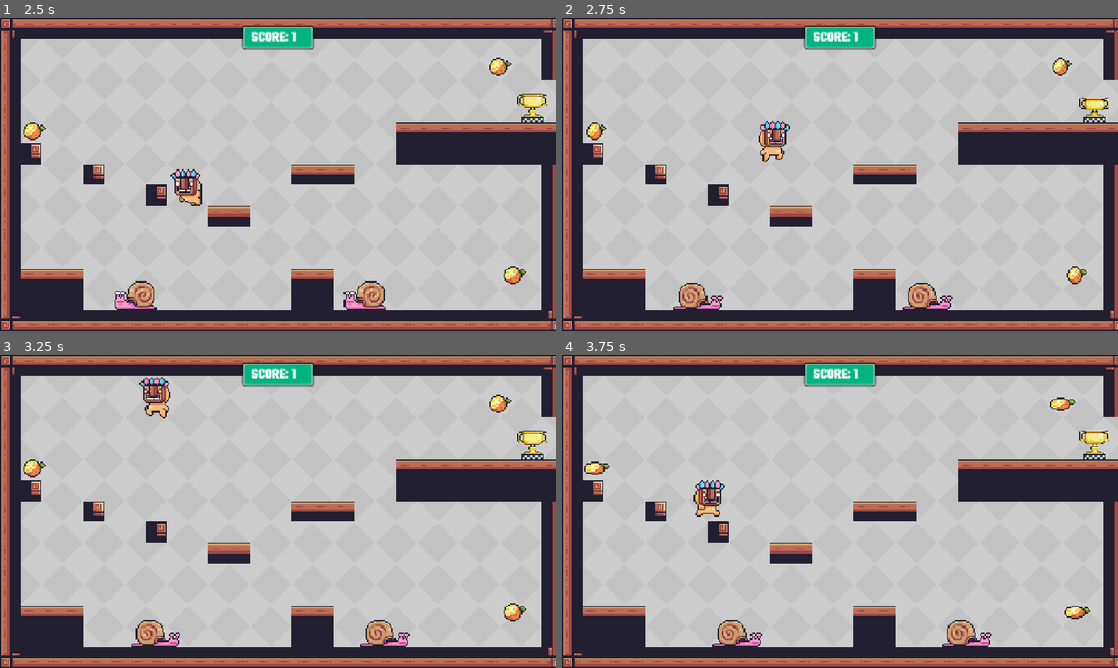
Above: before the commit, frames 1-4 (two rows, left to right).
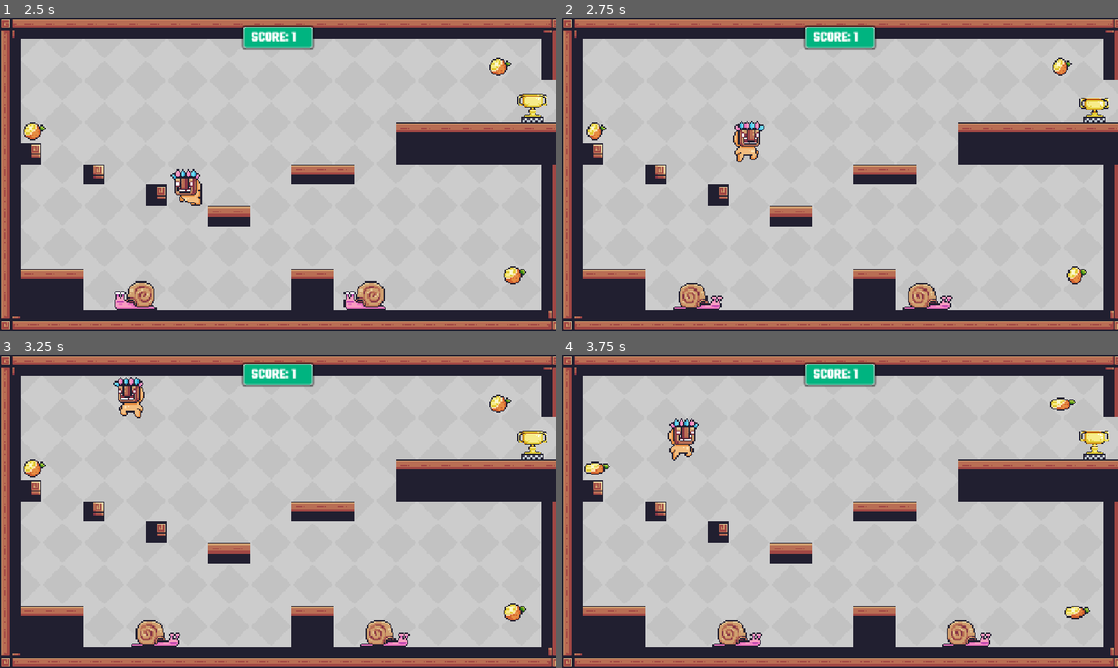
Above: after the commit, the same moments.

Repository: asehdev1994/pixel-platformer
Game: Godot game, scene res://Scenes/main.tscn
The game is run twice, just before and just after one commit, with the same random seed, the same clock (stepped at 60 frames per second) and the same inputs.
Inputs:
- Up to frame 1 (2.5 s): click "Play" at 0.5 s; hold D (right) from 1.28 s (still down); tap Space (jump) at 1.35, 1.52, 1.82, 2.1, 2.27 s
- Up to frame 2 (2.75 s): keep holding D (right); tap Space (jump) at 2.57 s
- Up to frame 3 (3.25 s): release D (right) at 2.78 s; hold A (left) from 2.78 s (still down); tap Space (jump) at 2.85 s
- Up to frame 4 (3.75 s): release A (left) at 3.53 s; hold D (right) from 3.53 s (still down); tap Space (jump) at 3.6 s

Frame 1 is identical in both runs. In frame 2, 1.0% of the frame differs, in the area x 30-41%, y 32-46%; in frame 3, 1.0%; in frame 4, 1.0%.

Commit message:
Add push away from wall on wall jump

Diff:
--- a/Scripts/player.gd
+++ b/Scripts/player.gd
@@ -6,17 +6,22 @@
 
 const SPEED = 300.0
 const JUMP_VELOCITY = -850.0
+const WALL_JUMP_PUSH = 250.0
 var alive = true
 var can_move = true
 const MAX_JUMPS = 2
 var jumps_left = MAX_JUMPS
 const WALL_SLIDE_GRAVITY_MULTIPLIER = 0.2
 var was_wall_sliding := false
+const WALL_JUMP_LOCK_TIME = 0.1
+var wall_jump_lock = 0.0
 
 func _ready() -> void:
 	animated_sprite_2d.animation_finished.connect(_on_animation_finished)
 
 func _physics_process(delta: float) -> void:
+
+	wall_jump_lock = max(0.0, wall_jump_lock - delta)
 
 	if !alive:
 		return
@@ -39,18 +44,32 @@
 	if can_move:
 		# Handle jump.
 		if Input.is_action_just_pressed("jump") and jumps_left > 0:
+
+			var wall_jump := is_wall_sliding()
+
+			# If wall sliding, push away from the wall
+			if wall_jump:
+				print("Wall jump!")
+				print(get_wall_normal())
+				velocity.x = get_wall_normal().x * WALL_JUMP_PUSH
+				wall_jump_lock = WALL_JUMP_LOCK_TIME
+
+			# Jump upwards
 			velocity.y = JUMP_VELOCITY
+
 			jumps_left -= 1
 			jump_sound.play()
+
 			if jumps_left == 0:
 				animated_sprite_2d.play("doublejumping")
 
 		# Get the input direction and handle the movement/deceleration.
 		var direction := Input.get_axis("left", "right")
-		if direction:
-			velocity.x = direction * SPEED
-		else:
-			velocity.x = move_toward(velocity.x, 0, SPEED)
+		if wall_jump_lock <= 0.0:
+			if direction:
+				velocity.x = direction * SPEED
+			else:
+				velocity.x = move_toward(velocity.x, 0, SPEED)
 
 		move_and_slide()
 
